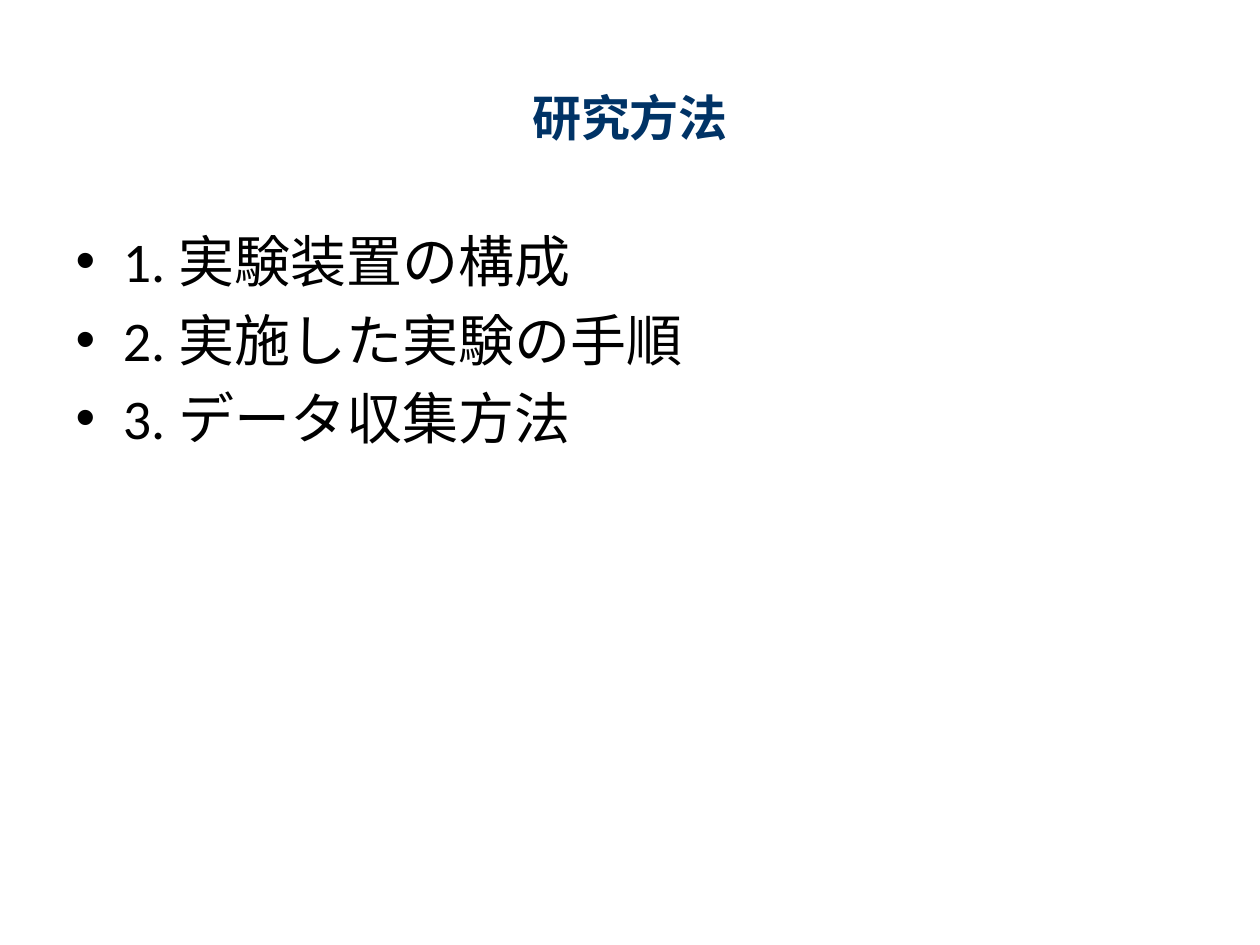
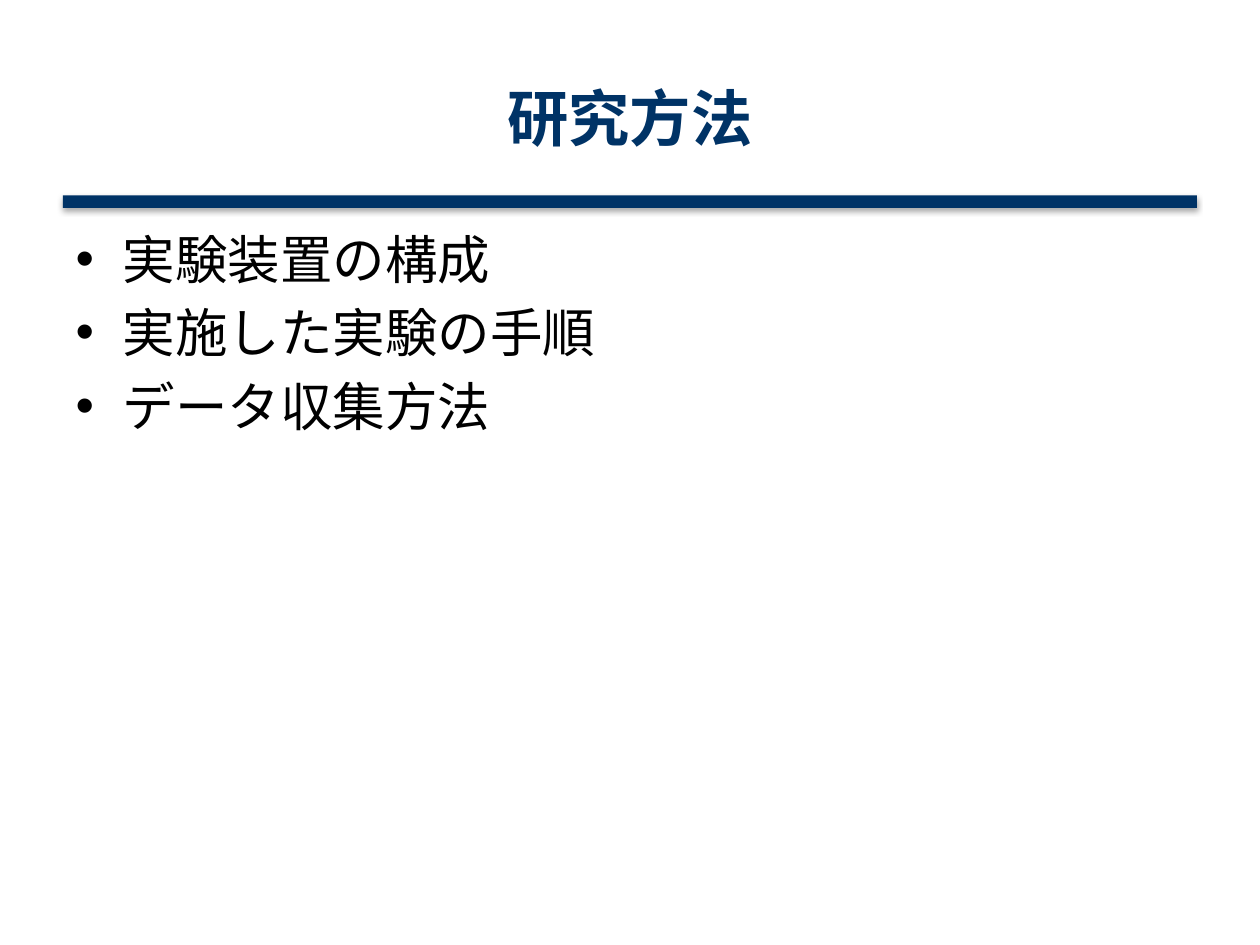
Before and after one commit to tak0705/PPT_test, a slide deck: slide 4 of presentation.pptx. Drawn at 1260x945 pixels with LibreOffice and Linux fonts; fonts in the diff are those of the drawing. Boxes give left, top, right and bottom in pixels: in the first picture for what was removed or moved away, otherwise in the second. Text is boxed around its words. In the diff, an @@ line names an element or a change of style, - is before the commit and + after.

```diff
--- a/presentation.pptx
+++ b/presentation.pptx
@@ title "研究方法" at bbox=[507, 88, 752, 147]: size 28 to 35 pt @@
@@ rectangle added at bbox=[63, 195, 1197, 208], fill #003366 @@
@@ text at bbox=[123, 235, 595, 431]: text changed; size 32 to 30 pt; font Calibri to Noto Sans CJK JP @@
-• 1. 実験装置の構成
-• 2. 実施した実験の手順
-• 3. データ収集方法
+• 実験装置の構成
+• 実施した実験の手順
+• データ収集方法
```
Also in this commit, not shown: 9 other slides changed, 1 other file.
